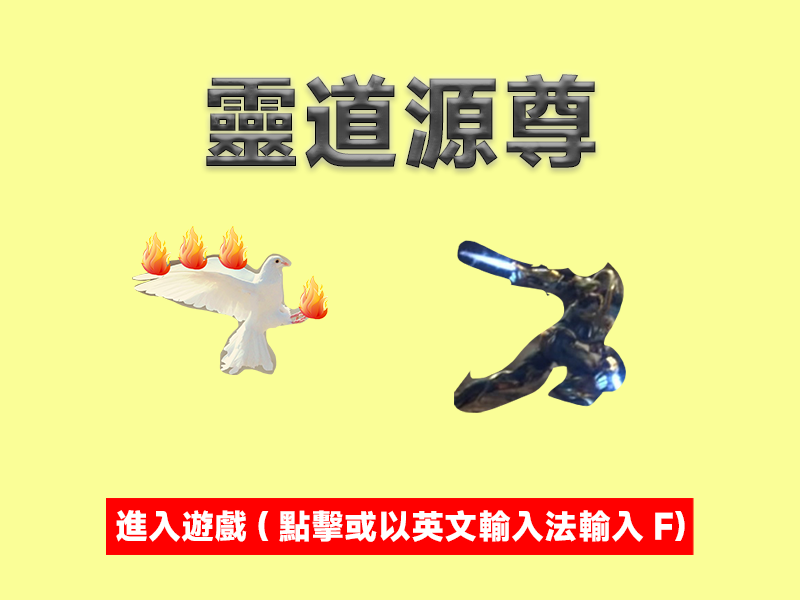
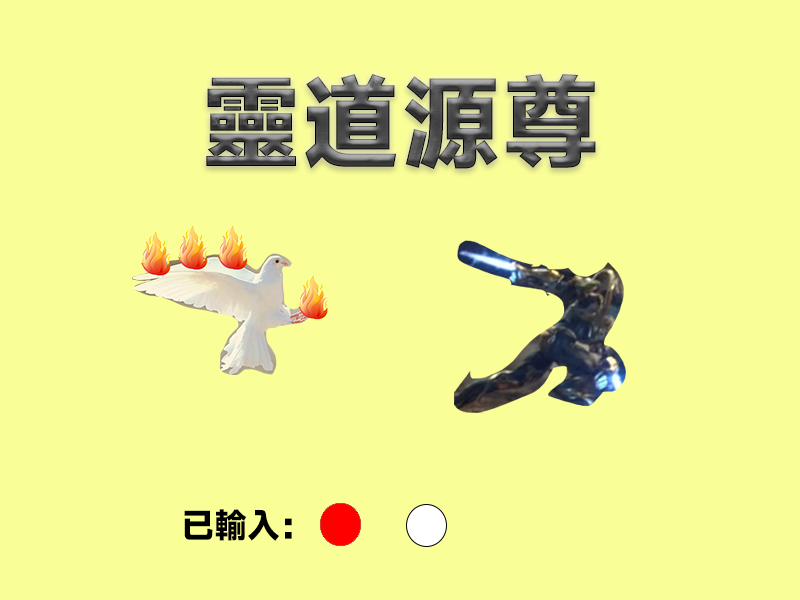
Before/after of a (800, 600) layered artwork. What changed in the layer stack:
renamed "輸入未完成：" to "已輸入：", showed it, painted on it over [106, 506, 292, 541]
showed "椭圆 1" (2nd of 3) over [406, 504, 447, 547]
showed "椭圆 1" (3rd of 3) over [320, 503, 361, 546]
hid "進入遊戲(點擊或以英文輸入法輸入F)" over [116, 510, 685, 542]
hid "矩形 1" over [106, 498, 694, 555]
